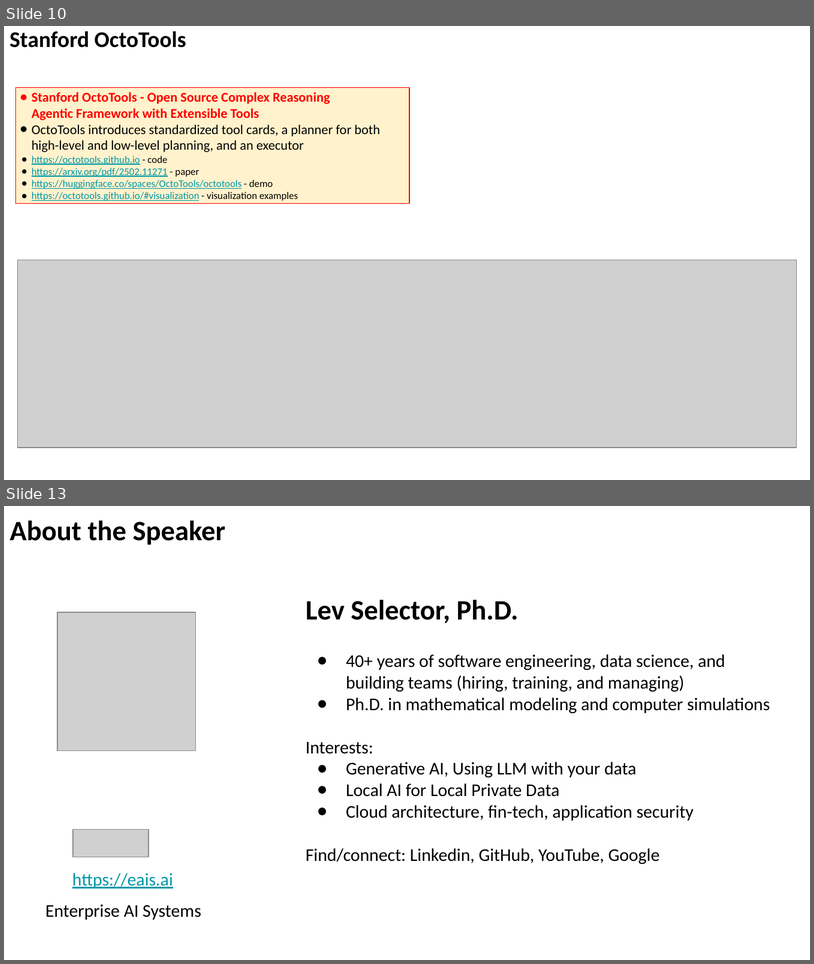
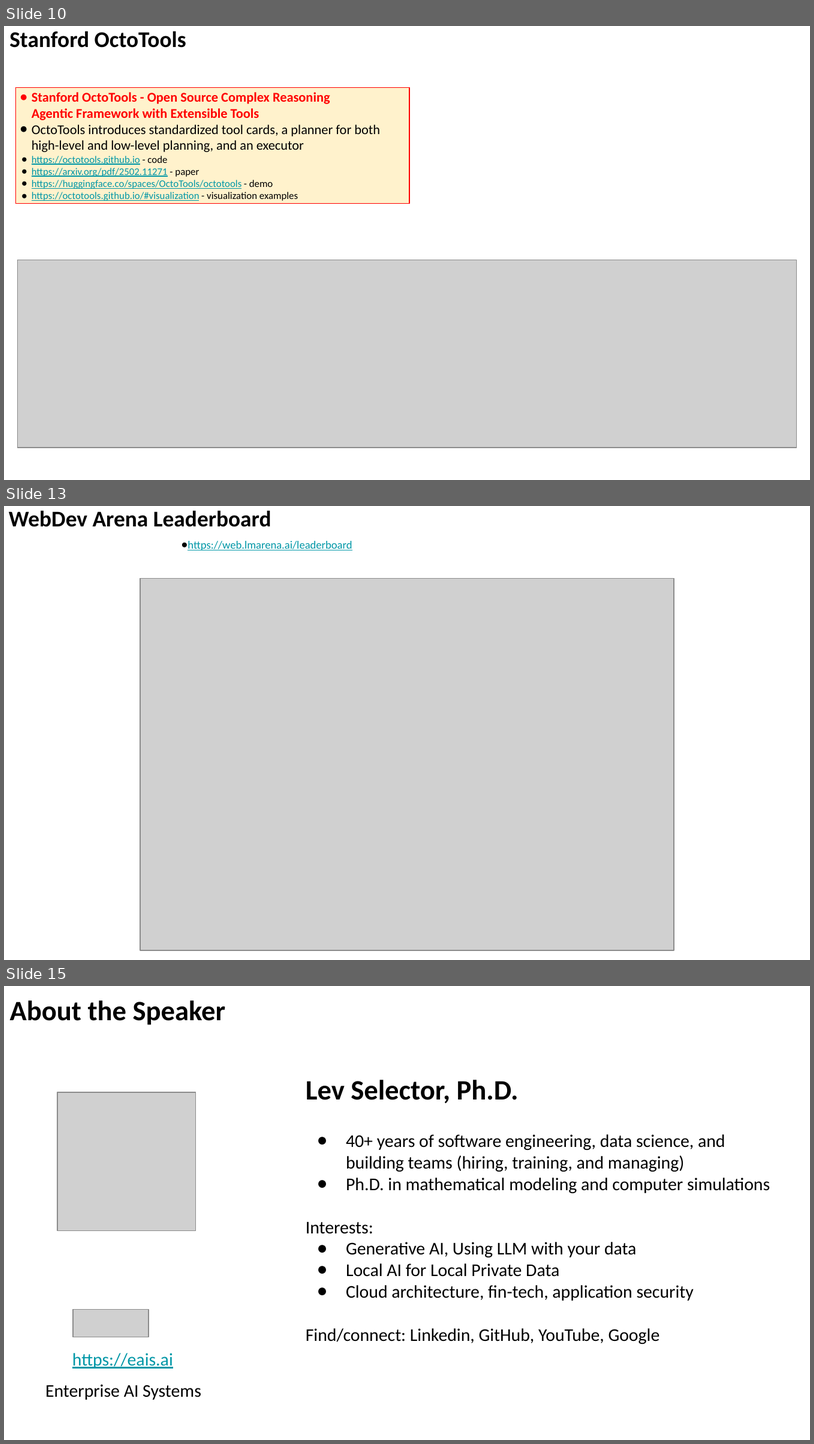
Before and after one commit to lselector/seminar, a slide deck: 2025/2025-02-28-AI-Updates.pptx. Shown one above the other, each under a label of ours: slides 10 and 13 before the commit, slides 10, 13 and 15 after it; the slides between them are not shown. The pictures are 814x964 and 814x1444 pixels, drawn with LibreOffice and Linux fonts; fonts in the diff are those of the drawing; grey boxes stand for pictures. Boxes give left, top, right and bottom in pixels: in the first picture for what was removed or moved away, otherwise in the second. Text is boxed around its words. In the diff, an @@ line names an element or a change of style, - is before the commit and + after.

```diff
--- a/2025/2025-02-28-AI-Updates.pptx
+++ b/2025/2025-02-28-AI-Updates.pptx
@@ slide 13 added at [4,506,810,960], background #FFFFFF @@
@@ text added at [9,510,272,527], 20 pt, text #000000, bold @@
+WebDev Arena Leaderboard
@@ text added at [188,541,352,550], 10 pt, text #0097A7, underline @@
+● https://web.lmarena.ai/leaderboard
@@ picture added at [140,578,674,949] @@
@@ what was slide 13 is now slide 15 @@
```
Also in this commit, not shown: 5 slides changed, 2 other slides added, 1 slide removed.
